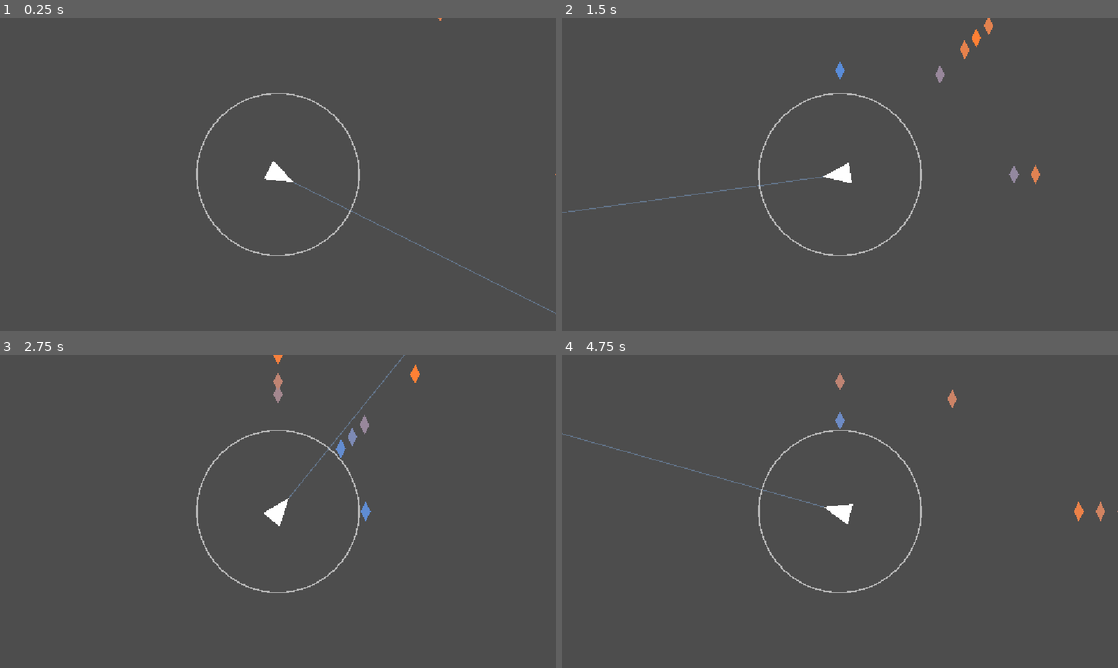
Above: before the commit, frames 1-4 (two rows, left to right).
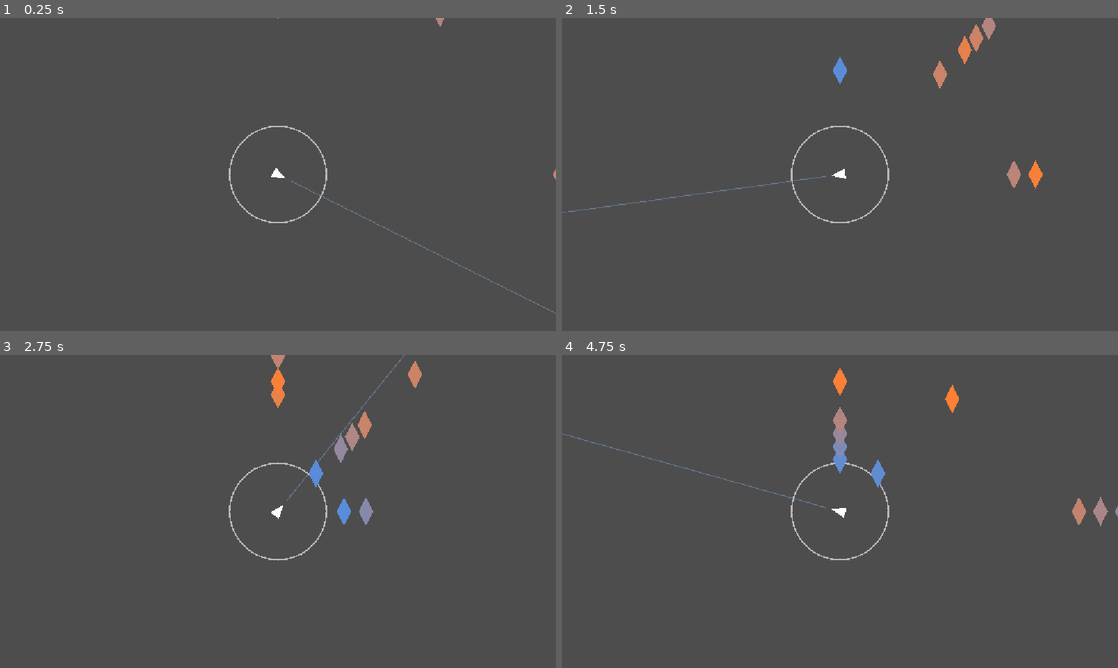
Above: after the commit, the same moments.

Repository: dreik123/MusicBullet
Game: Godot game, scene res://main.tscn
Two runs of this game, one before a commit and one after it. Both use one fixed random seed, a clock stepped at 60 frames per second and the inputs below.
Inputs (mouse positions are in pixels of both pictures, inside the frame that each line leads up to):
- Up to frame 1 (0.25 s): no input
- Up to frame 2 (1.5 s): move the mouse to (962, 158) at 0.52 s; press the mouse at (962, 158) at 0.53 s; move the mouse to (728, 190) at 1.27 s; release the mouse at (728, 190) at 1.28 s; click (728, 190) at 1.35 s
- Up to frame 3 (2.75 s): move the mouse to (333, 442) at 2.02 s; press the mouse at (333, 442) at 2.03 s
- Up to frame 4 (4.75 s): move the mouse to (812, 574) at 2.77 s; release the mouse at (812, 574) at 2.78 s; click (812, 574) at 2.85 s; move the mouse to (1006, 558) at 3.52 s; press the mouse at (1006, 558) at 3.53 s; move the mouse to (673, 464) at 4.27 s; release the mouse at (673, 464) at 4.28 s; click (673, 464) at 4.35 s

The runs differ from the first frame. In frame 1, 0.8% of the frame differs, in the area x 35-100%, y 0-76%; in frame 2, 1.5%; in frame 3, 1.9%, in the area x 35-76%, y 0-76%; in frame 4, 1.8%.

Commit message:
Cleaned old code

Diff:
--- a/main.gd
+++ b/main.gd
@@ -94,9 +94,6 @@
 	{"time": 32.0, "pitches": [67]},
 ]
 
-func _get_spawn_angle_for_pitch(pitch):
-	return remap(pitch, _min_pitch, _max_pitch, -180.0, 180.0)
-
 func _ready():
 	# Initialize _min_pitch and _max_pitch
 	create_miss_boundary()
--- a/main.tscn
+++ b/main.tscn
@@ -13,8 +13,9 @@
 script = ExtResource("1_ig7tw")
 
 [node name="Polygon2D" type="Polygon2D" parent="Player" unique_id=1802522249]
-position = Vector2(-20, 0)
+position = Vector2(-10, 0)
 rotation = -1.5707964
+scale = Vector2(0.5, 0.5)
 polygon = PackedVector2Array(-2.4478377e-06, 56, -22, -2.000001, 22, -1.999999)
 
 [node name="Muzzle" type="Marker2D" parent="Player" unique_id=487350122]
--- a/miss_boundary.gd
+++ b/miss_boundary.gd
@@ -1,6 +1,6 @@
 extends Node2D
 
-const MISS_RADIUS = 168.0
+const MISS_RADIUS = 100.0
 @export var MISS_BOUNDARY_RADIUS = MISS_RADIUS
 var _miss_boundary_radius: float = MISS_BOUNDARY_RADIUS
 
--- a/note.tscn
+++ b/note.tscn
@@ -8,7 +8,7 @@
 script = ExtResource("1_doocs")
 
 [node name="Polygon2D" type="Polygon2D" parent="." unique_id=1035435788]
-scale = Vector2(10, 10)
+scale = Vector2(15, 15)
 polygon = PackedVector2Array(0, -2, -1, 0, 0, 2, 1, 0)
 
 [node name="CollisionShape2D" type="CollisionShape2D" parent="." unique_id=130546530]
